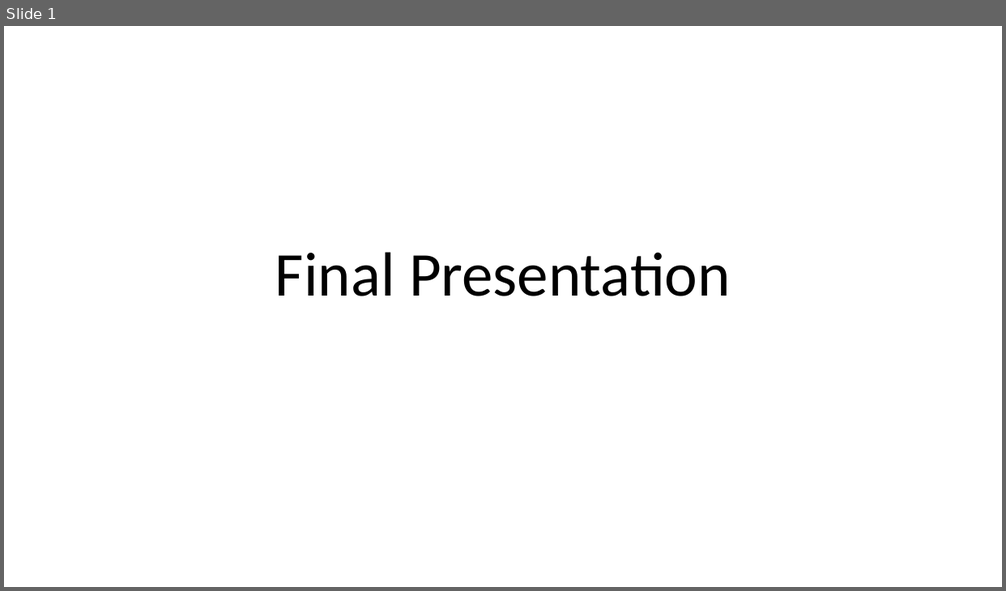
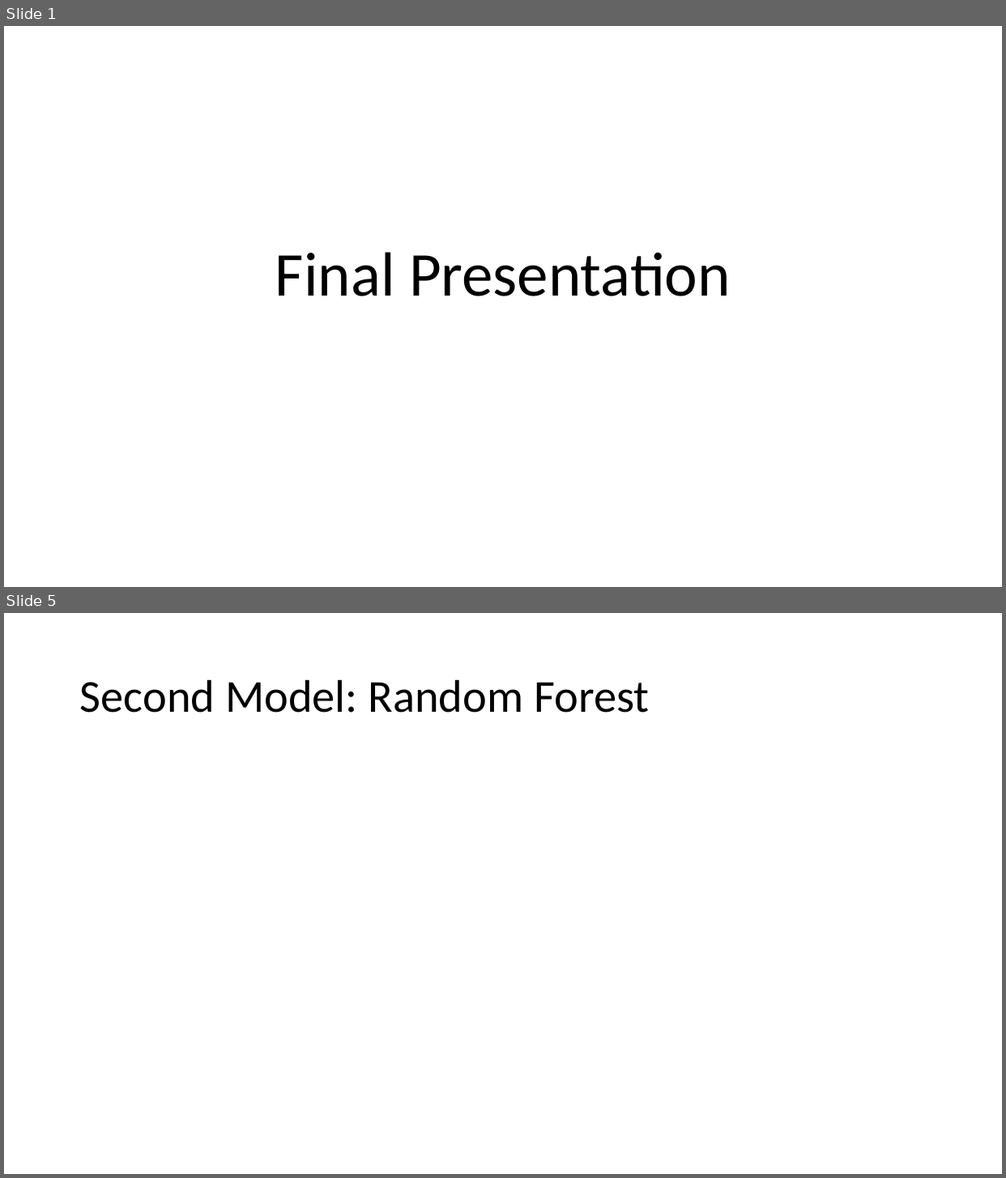
Before and after one commit to AlderCoder/Snow-finches, a slide deck: Final Presentation.pptx. Shown one above the other, each under a label of ours: slide 1 before the commit, slides 1 and 5 after it; the slides between them are not shown. The pictures are 1006x591 and 1006x1178 pixels, drawn with LibreOffice and Linux fonts; fonts in the diff are those of the drawing. Boxes give left, top, right and bottom in pixels: in the first picture for what was removed or moved away, otherwise in the second. Text is boxed around its words. In the diff, an @@ line names an element or a change of style, - is before the commit and + after.

Commit message:
logit model

```diff
--- a/Final Presentation.pptx
+++ b/Final Presentation.pptx
@@ slide 5 added at box(4, 613, 1002, 1174), background #FFFFFF @@
@@ title added at box(80, 679, 649, 713), 44 pt, text #000000 @@
+Second Model: Random Forest
```
Also in this commit, not shown: 4 slides changed, 4 other slides added, 1 slide removed, 3 other files.
